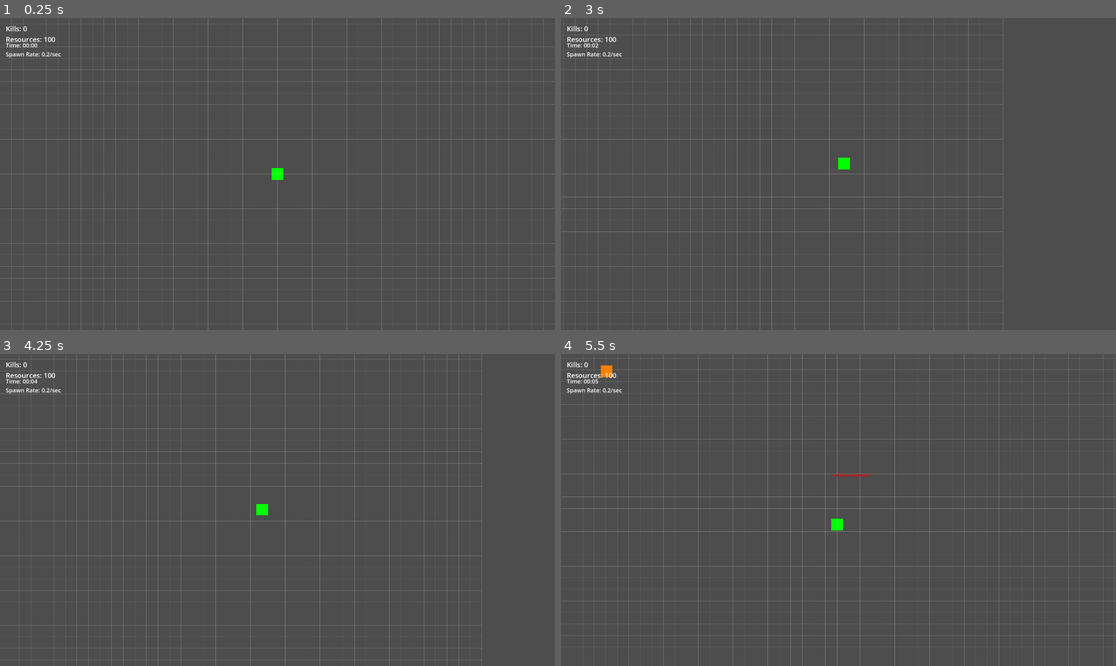
Above: before the commit, frames 1-4 (two rows, left to right).
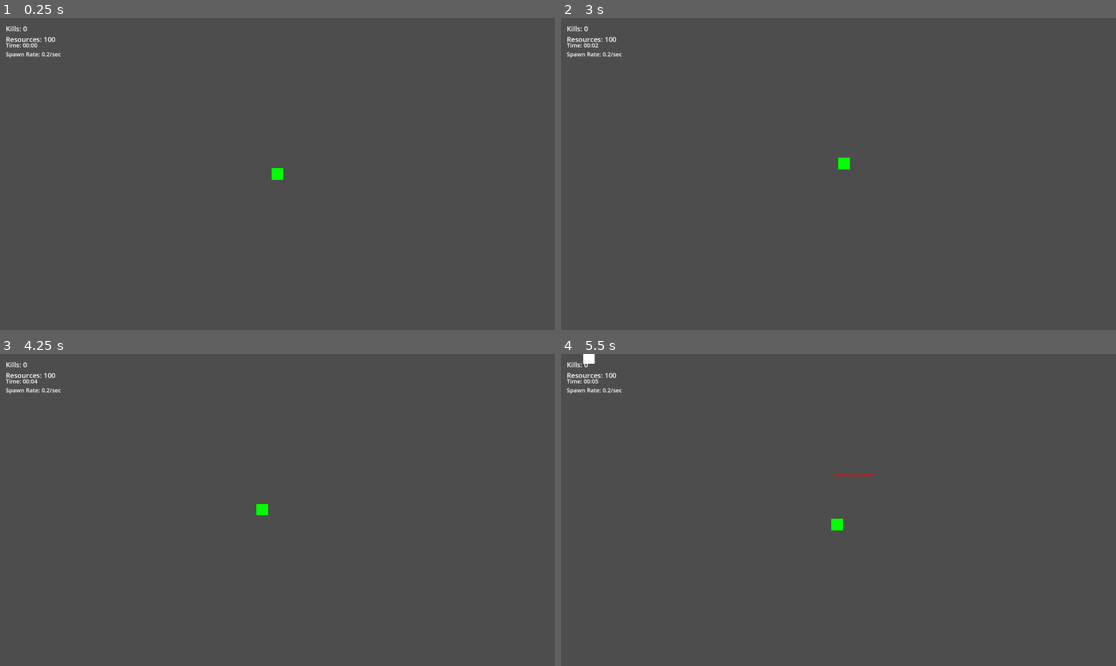
Above: after the commit, the same moments.

Repository: Sephon/testaiproject
Game: Godot game, scene res://Main.tscn
The game is run twice, just before and just after one commit, with the same random seed, the same clock (stepped at 60 frames per second) and the same inputs.
Inputs (mouse positions are in pixels of both pictures, inside the frame that each line leads up to):
- Up to frame 1 (0.25 s): no input
- Up to frame 2 (3 s): tap Enter (ui_accept) at 0.5, 0.77, 1.52, 2.75 s; move the mouse to (960, 158) at 0.52 s; hold Right (ui_right) 0.53-1.28 s; hold B 0.53-1.28 s; click (960, 158) at 0.67 s; move the mouse to (727, 189) at 1.27 s; hold Down (ui_down) 1.28-2.03 s; tap 1 at 1.35 s; move the mouse to (894, 105) at 2.02 s; hold Right (ui_right) 2.03-2.78 s; hold 2 2.03-2.78 s; move the mouse to (810, 236) at 2.77 s; hold Up (ui_up) from 2.78 s (still down); tap B at 2.85 s; click (810, 236) at 2.92 s
- Up to frame 3 (4.25 s): tap Enter (ui_accept) at 3.02, 3.77 s; move the mouse to (444, 556) at 3.52 s; release Up (ui_up) at 3.53 s; hold Left (ui_left) from 3.53 s (still down); hold 1 from 3.53 s (still down)
- Up to frame 4 (5.5 s): tap Enter (ui_accept) at 4.25, 4.52 s; move the mouse to (672, 463) at 4.27 s; release 1 at 4.28 s; tap 2 at 4.35 s; move the mouse to (866, 510) at 5.02 s; release Left (ui_left) at 5.03 s; hold Down (ui_down) from 5.03 s (still down); hold B from 5.03 s (still down); click (866, 510) at 5.17 s

The runs differ from the first frame. In frame 1, 2.3% of the frame differs, in the area x 0-100%, y 0-100%; in frame 2, 2.6%; in frame 3, 2.8%; in frame 4, 2.9%.

Commit message:
Rotations and adjustments

Diff:
--- a/testaiproject/Enemy.gd
+++ b/testaiproject/Enemy.gd
@@ -1,6 +1,6 @@
 extends Area2D
 
-var speed = 250
+var speed = 50
 var collision_radius = 15
 var exploding = false
 var explosion_time = 0.0
@@ -41,6 +41,11 @@
 	# Initialize random wander angle
 	wander_angle = randf() * TAU  # Random angle between 0 and 2π
 
+	var rect = ColorRect.new()
+	rect.size = Vector2(40,40)
+	rect.color = Color(1,1,1,1)
+	add_child(rect)
+
 	# Setup audio player for gunshot sound
 	audio_player_explode = AudioStreamPlayer.new()
 	audio_player_explode.stream = sound_explode
@@ -96,6 +101,9 @@
 
 			# Check if we're close enough to attack
 			var distance = position.distance_to(current_target.position)
+			if distance < 50:
+				look_at(current_target.global_position)
+
 			if distance < 30:  # Attack range
 				attack_target()
 	else:
--- a/testaiproject/Enemy.tscn
+++ b/testaiproject/Enemy.tscn
@@ -10,10 +10,3 @@
 
 [node name="CollisionShape2D" type="CollisionShape2D" parent="."]
 shape = SubResource("RectangleShape2D_gc20d")
-
-[node name="ColorRect" type="ColorRect" parent="."]
-offset_left = -20.0
-offset_top = -20.0
-offset_right = 20.0
-offset_bottom = 20.0
-color = Color(1, 0.501961, 0, 1)
--- a/testaiproject/Main.gd
+++ b/testaiproject/Main.gd
@@ -38,10 +38,10 @@
 # Spawn variables
 var spawn_timer = 0.0
 var spawn_interval = 5.0  # Initial spawn interval (5 seconds)
-var min_spawn_interval = 0.5  # Minimum spawn interval (2 enemies per second)
-var spawn_interval_decrease_rate = 0.5  # How much to decrease interval per minute
+var min_spawn_interval = 0.1  # Minimum spawn interval (2 enemies per second)
+var spawn_interval_decrease_rate = 2  # How much to decrease interval per minute
 var game_time = 0.0  # Total time elapsed
-var max_game_time = 600.0  # 10 minutes in seconds
+var max_game_time = 300.0 # Time until maximum spawn rate
 
 # Spawn progression variables
 var current_spawn_interval: float
@@ -165,6 +165,8 @@
 
 		# Update spawn interval based on time
 		update_spawn_interval()
+
+		grid_container.visible = build_menu_visible
 
 		# Handle build menu with cooldown
 		if Input.is_action_just_pressed("ui_select") or Input.is_key_pressed(KEY_B):  # B key
--- a/testaiproject/Tower.gd
+++ b/testaiproject/Tower.gd
@@ -15,12 +15,16 @@
 var damage = 0
 var gunshot_sound = preload("res://Sounds/gunshot.mp3")
 var laser_sound = preload("res://Sounds/laser_shot.mp3")
+var texture_path := "res://Sprites/Turret.png"
+var sprite: Sprite2D
 
 # Upgrade variables
 var upgrade_cost = 10
 var upgrade_multiplier = 1.1  # How much stats increase when upgraded
 var tower_level = 1
 
+var turret_turn_speed = 3.0  # Radians per second (adjust as needed)
+var aim_threshold = 2 #degrees in which to fire
 # Tower health variables
 var health = 100
 var max_health = 100
@@ -73,6 +77,12 @@
 			damage = 20
 
 func _ready():
+	var texture = load(texture_path)
+	sprite = Sprite2D.new()
+	sprite.texture = texture
+	sprite.centered = true  # viktigt för rotation runt mitten
+	add_child(sprite)
+
 	# Create upgrade borders first (so they're at the bottom)
 	for i in range(max_border_layers):
 		var border = ColorRect.new()
@@ -97,16 +107,6 @@
 	control = $Control
 	control.mouse_filter = Control.MOUSE_FILTER_STOP  # Ensure control captures mouse events
 
-	# Setup a box in the box for visual style, a black center box
-	var head = ColorRect.new()
-	if tower_type == TowerType.GUN:
-		head.color = Color.DARK_RED
-	elif tower_type == TowerType.LASER:
-		head.color = Color.YELLOW
-	head.size = Vector2(10,10)
-	head.position = ($ColorRect.size - head.size) / 2
-	$ColorRect.add_child(head)
-
 	# Create laser beam for laser tower
 	if tower_type == TowerType.LASER:
 		laser_beam = Line2D.new()
@@ -143,7 +143,6 @@
 	health_bar_fill.color = Color(0, 1, 0, 0.8)
 	health_bar.add_child(health_bar_fill)
 
-	# Update initial health bar
 	update_health_bar()
 
 	# Setup audio player for gunshot sound
@@ -166,6 +165,10 @@
 		popup_menu.set_item_disabled(1, true)
 
 func _process(delta):
+	# Keep health bar upright and in position
+	health_bar.global_position = global_position + Vector2(-25, -30)  # Adjust Y offset as needed
+	health_bar.rotation = -rotation
+
 	if exploding:
 		# Handle explosion effect
 		explosion_time += delta
@@ -192,32 +195,57 @@
 
 	# Tower shooting with cooldown
 	var current_time = Time.get_ticks_msec() / 1000.0
+
+	var closest = get_closest_enemy(tower_range +100 )
+	if closest:
+		var target_dir = (closest.global_position - global_position).normalized()
+		var target_angle = target_dir.angle()
+		var current_angle = global_rotation
+		#var current_angle = rotation
+		rotation = lerp_angle(current_angle, target_angle, turret_turn_speed * delta)
+		#look_at(closest.global_position)
+
 	if (current_time - last_shot_time) >= shot_cooldown:
-		# Find closest enemy in range
-		var closest_enemy = null
-		var closest_distance = tower_range
-
-		for enemy in get_tree().get_nodes_in_group("enemies"):
+		var closest_enemy = get_closest_enemy(tower_range)
+
+		if closest_enemy and is_aimed_at_target(closest_enemy.position):
+			shoot_at_enemy(closest_enemy)
+			last_shot_time = current_time
+
+	# If popup is visible, update its position based on camera movement
+	if popup_menu.visible:
+		var screen_pos = get_viewport().get_canvas_transform() * popup_world_position
+		popup_menu.position = screen_pos
+
+		var viewport_rect = Rect2(Vector2.ZERO, get_viewport().get_visible_rect().size)
+		var popup_rect = Rect2(popup_menu.position, popup_menu.size)
+
+		if not viewport_rect.intersects(popup_rect):
+			popup_menu.hide()
+
+func angular_distance(a, b):
+	# Shortest distance between two angles, considering wrap-around
+	return wrapf(b - a + PI, -PI, PI)
+
+func is_aimed_at_target(target_position: Vector2) -> bool:
+	var target_dir = (target_position - global_position).normalized()
+	var target_angle = target_dir.angle() - PI / 2
+	var angle_diff = abs(angular_distance(rotation, target_angle))
+	print("angle diff: ", angle_diff)
+	return angle_diff < aim_threshold
+
+func get_closest_enemy(range):
+	# Find closest enemy in range
+	var closest_enemy = null
+	var closest_distance = range
+
+	for enemy in get_tree().get_nodes_in_group("enemies"):
 			if is_instance_valid(enemy):
 				var distance = position.distance_to(enemy.position)
 				if distance < closest_distance:
 					closest_enemy = enemy
 					closest_distance = distance
-
-		if closest_enemy:
-			shoot_at_enemy(closest_enemy)
-			last_shot_time = current_time
-
-	# If popup is visible, update its position based on camera movement
-	if popup_menu.visible:
-		var screen_pos = get_viewport().get_canvas_transform() * popup_world_position
-		popup_menu.position = screen_pos
-
-		var viewport_rect = Rect2(Vector2.ZERO, get_viewport().get_visible_rect().size)
-		var popup_rect = Rect2(popup_menu.position, popup_menu.size)
-
-		if not viewport_rect.intersects(popup_rect):
-			popup_menu.hide()
+	return closest_enemy
 
 func take_damage(amount: int, attacker = null):
 	if exploding:
@@ -268,8 +296,13 @@
 	else:  # Laser Tower
 		# Create laser beam effect
 		laser_beam.clear_points()
+		# Convert world positions to laser_beam's local space
+		var start_pos = laser_beam.to_local(global_position)
+		var end_pos = laser_beam.to_local(target_enemy.global_position)
 		laser_beam.add_point(Vector2.ZERO)  # Start at tower center
-		laser_beam.add_point(target_enemy.position - position)  # End at enemy
+		#laser_beam.add_point(target_enemy.position - position)  # End at enemy
+		laser_beam.add_point(end_pos)  # End at enemy
+
 
 		# Reset laser beam properties
 		laser_beam.default_color = laser_color
--- a/testaiproject/Tower.tscn
+++ b/testaiproject/Tower.tscn
@@ -13,13 +13,6 @@
 offset_bottom = 25.0
 color = Color(1, 0.84, 0, 0.5)
 
-[node name="ColorRect" type="ColorRect" parent="."]
-offset_left = -20.0
-offset_top = -20.0
-offset_right = 20.0
-offset_bottom = 20.0
-color = Color(0, 0, 1, 1)
-
 [node name="Control" type="Control" parent="."]
 layout_mode = 3
 anchors_preset = 8
Binary file added: testaiproject/Sprites/Turret.png
Not shown, added: testaiproject/Sprites/Turret.png.import
